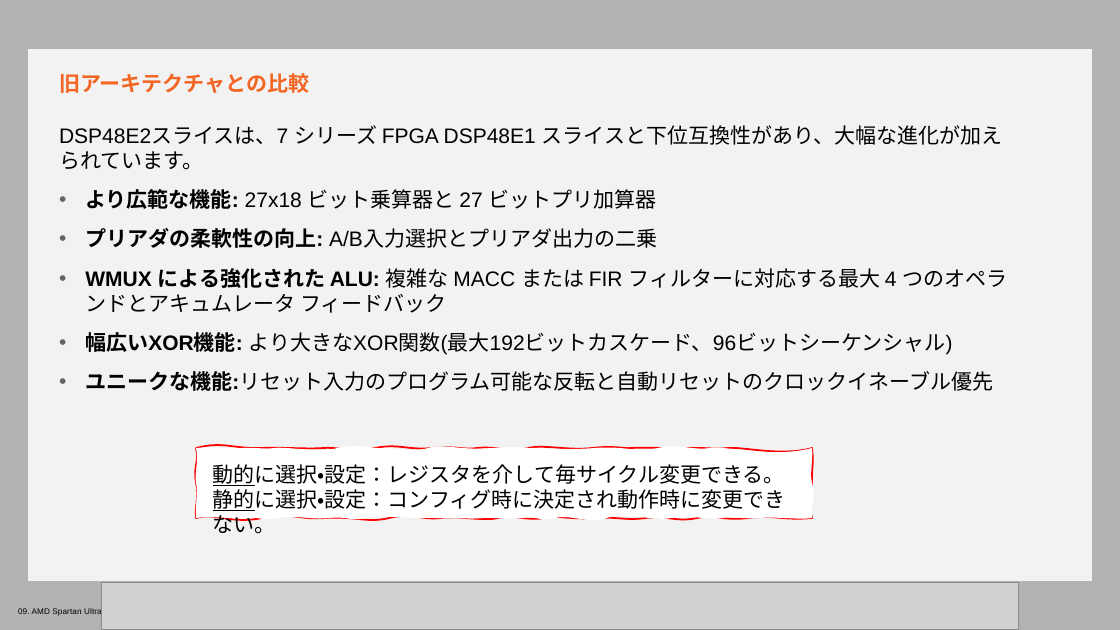
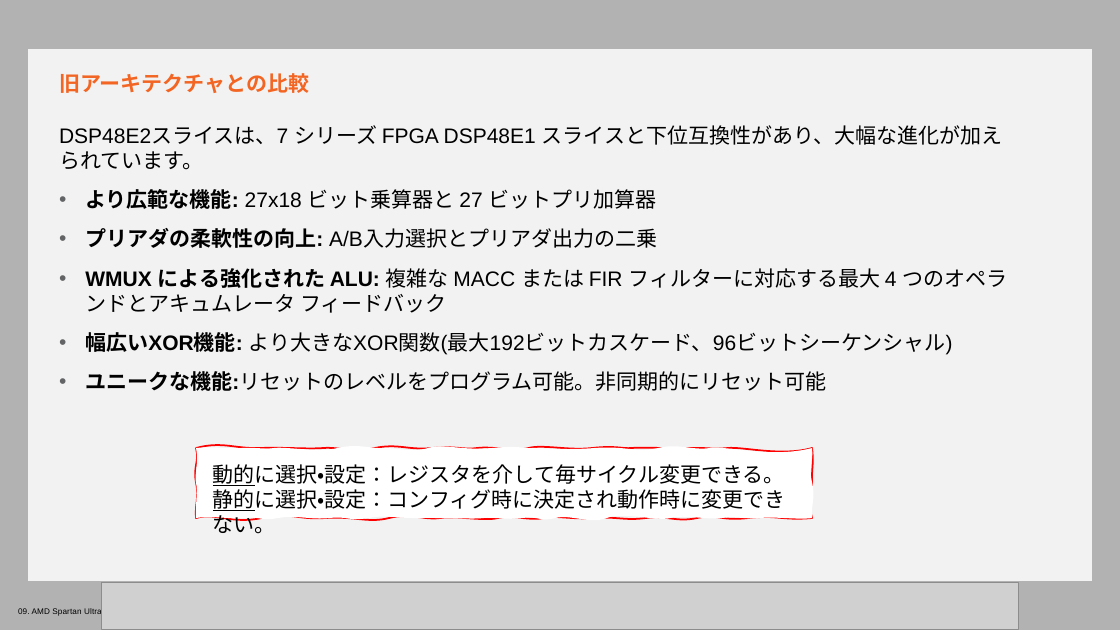
Before and after one commit to hdlabjk/spusp, a slide deck: slide 5 of doc/slides_docx/09. AMD Spartan UltraScale+ Architecture DSP Resources_ILT_translated_ja.pptx. Drawn at 1120x630 pixels with LibreOffice and Linux fonts; fonts in the diff are those of the drawing; grey boxes stand for pictures; background and template pictures are left out. Boxes give left, top, right and bottom in pixels: in the first picture for what was removed or moved away, otherwise in the second. Text is boxed around its words. In the diff, an @@ line names an element or a change of style, - is before the commit and + after.

```diff
--- a/doc/slides_docx/09. AMD Spartan UltraScale+ Architecture DSP Resources_ILT_translated_ja.pptx
+++ b/doc/slides_docx/09. AMD Spartan UltraScale+ Architecture DSP Resources_ILT_translated_ja.pptx
@@ text at [85, 371, 826, 391]: text changed @@
-• ユニークな機能:リセット入力のプログラム可能な反転と自動リセットのクロックイネーブル優先
+• ユニークな機能:リセットのレベルをプログラム可能。非同期的にリセット可能
```
Also in this commit, not shown: 7 other slides changed, 9 other files.
